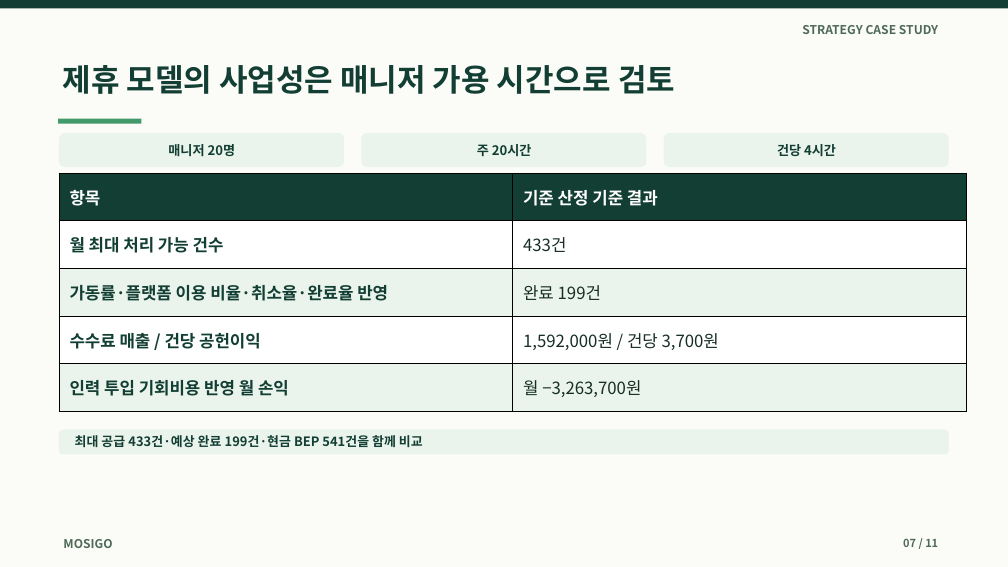
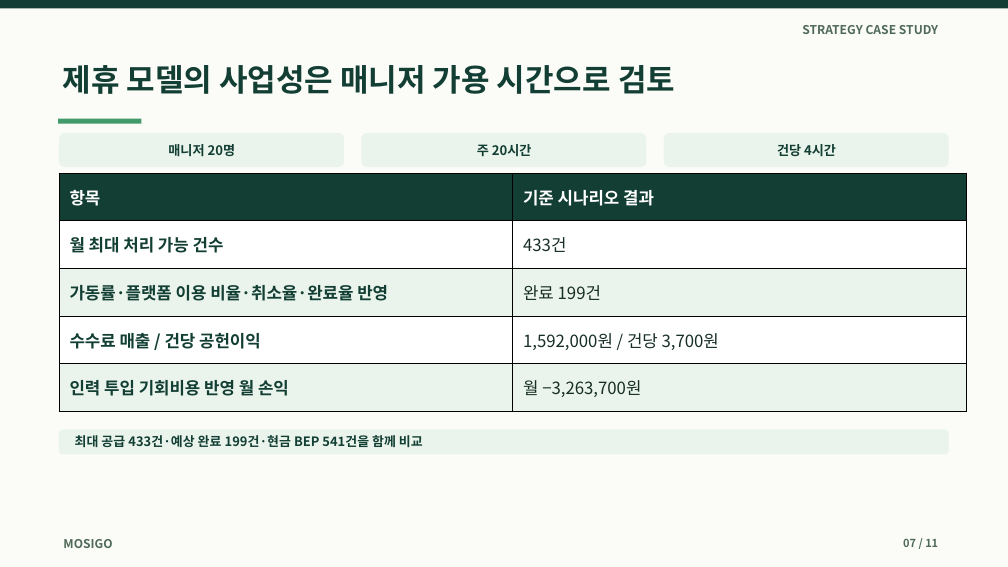
Before and after one commit to dohyunkimmm/mosigo-case-study, a slide deck: slide 7 of downloads/mosigo_report.pptx. Drawn at 1008x567 pixels with LibreOffice and Linux fonts; fonts in the diff are those of the drawing. Boxes give left, top, right and bottom in pixels: in the first picture for what was removed or moved away, otherwise in the second. Text is boxed around its words. In the diff, an @@ line names an element or a change of style, - is before the commit and + after.

```diff
--- a/downloads/mosigo_report.pptx
+++ b/downloads/mosigo_report.pptx
@@ table at bbox=[59, 173, 966, 411] @@
-row 1, column 2: 기준 산정 기준 결과
+row 1, column 2: 기준 시나리오 결과
```
Also in this commit, not shown: 1 other slide changed, 25 other files.
